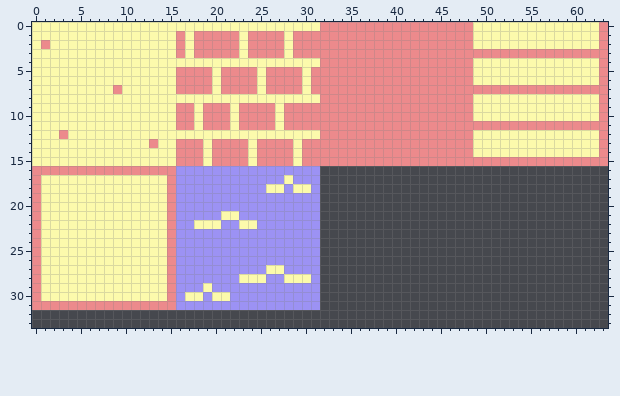
Pixel-art sprite: godot/entity/map/map.png. Above, as it was before the edit.
The file is 64x64 pixels. Shown: x 0..63, y 0..33.
After the commit:
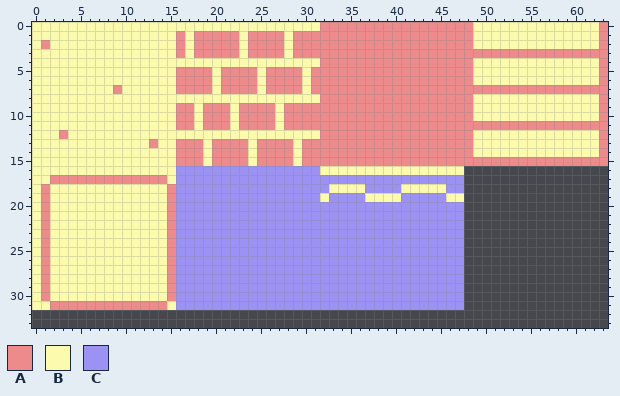
Palette (. is transparent): A #ec8a8c  B #fcfaac  C #9c92f4
The exact change:
@@ x 0..63 @@
 15 BBBBBBBBBBBBBBBBAAABAAAABAAAABAAAAAAAAAAAAAAAAAAAAAAAAAAAAAAAAAA
-16 AAAAAAAAAAAAAAAACCCCCCCCCCCCCCCC................................
-17 ABBBBBBBBBBBBBBACCCCCCCCCCCCBCCC................................
-18 ABBBBBBBBBBBBBBACCCCCCCCCCBBCBBC................................
-19 ABBBBBBBBBBBBBBACCCCCCCCCCCCCCCC................................
-20 ABBBBBBBBBBBBBBACCCCCCCCCCCCCCCC................................
-21 ABBBBBBBBBBBBBBACCCCCBBCCCCCCCCC................................
-22 ABBBBBBBBBBBBBBACCBBBCCBBCCCCCCC................................
-23 ABBBBBBBBBBBBBBACCCCCCCCCCCCCCCC................................
-24 ABBBBBBBBBBBBBBACCCCCCCCCCCCCCCC................................
-25 ABBBBBBBBBBBBBBACCCCCCCCCCCCCCCC................................
-26 ABBBBBBBBBBBBBBACCCCCCCCCCCCCCCC................................
-27 ABBBBBBBBBBBBBBACCCCCCCCCCBBCCCC................................
-28 ABBBBBBBBBBBBBBACCCCCCCBBBCCBBBC................................
-29 ABBBBBBBBBBBBBBACCCBCCCCCCCCCCCC................................
-30 ABBBBBBBBBBBBBBACBBCBBCCCCCCCCCC................................
-31 AAAAAAAAAAAAAAAACCCCCCCCCCCCCCCC................................
+16 BBBBBBBBBBBBBBBBCCCCCCCCCCCCCCCCBBBBBBBBBBBBBBBB................
+17 BBAAAAAAAAAAAAABCCCCCCCCCCCCCCCCCCCCCCCCCCCCCCCC................
+18 BABBBBBBBBBBBBBACCCCCCCCCCCCCCCCCBBBBCCCCBBBBBCC................
+19 BABBBBBBBBBBBBBACCCCCCCCCCCCCCCCBCCCCBBBBCCCCCBB................
+20 BABBBBBBBBBBBBBACCCCCCCCCCCCCCCCCCCCCCCCCCCCCCCC................
+21 BABBBBBBBBBBBBBACCCCCCCCCCCCCCCCCCCCCCCCCCCCCCCC................
+22 BABBBBBBBBBBBBBACCCCCCCCCCCCCCCCCCCCCCCCCCCCCCCC................
+23 BABBBBBBBBBBBBBACCCCCCCCCCCCCCCCCCCCCCCCCCCCCCCC................
+24 BABBBBBBBBBBBBBACCCCCCCCCCCCCCCCCCCCCCCCCCCCCCCC................
+25 BABBBBBBBBBBBBBACCCCCCCCCCCCCCCCCCCCCCCCCCCCCCCC................
+26 BABBBBBBBBBBBBBACCCCCCCCCCCCCCCCCCCCCCCCCCCCCCCC................
+27 BABBBBBBBBBBBBBACCCCCCCCCCCCCCCCCCCCCCCCCCCCCCCC................
+28 BABBBBBBBBBBBBBACCCCCCCCCCCCCCCCCCCCCCCCCCCCCCCC................
+29 BABBBBBBBBBBBBBACCCCCCCCCCCCCCCCCCCCCCCCCCCCCCCC................
+30 BABBBBBBBBBBBBBACCCCCCCCCCCCCCCCCCCCCCCCCCCCCCCC................
+31 BBAAAAAAAAAAAAABCCCCCCCCCCCCCCCCCCCCCCCCCCCCCCCC................
 32 ................................................................
